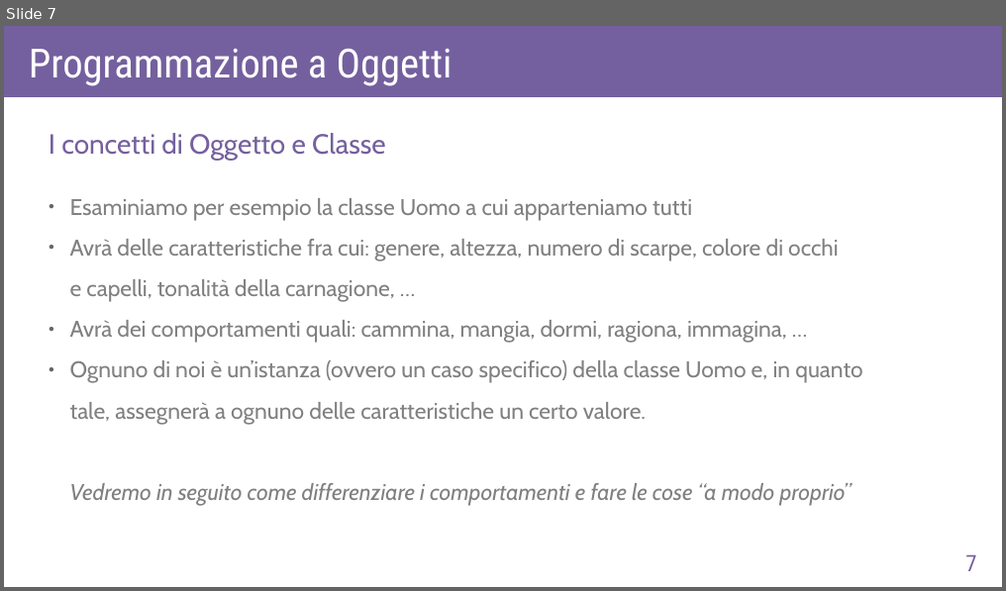
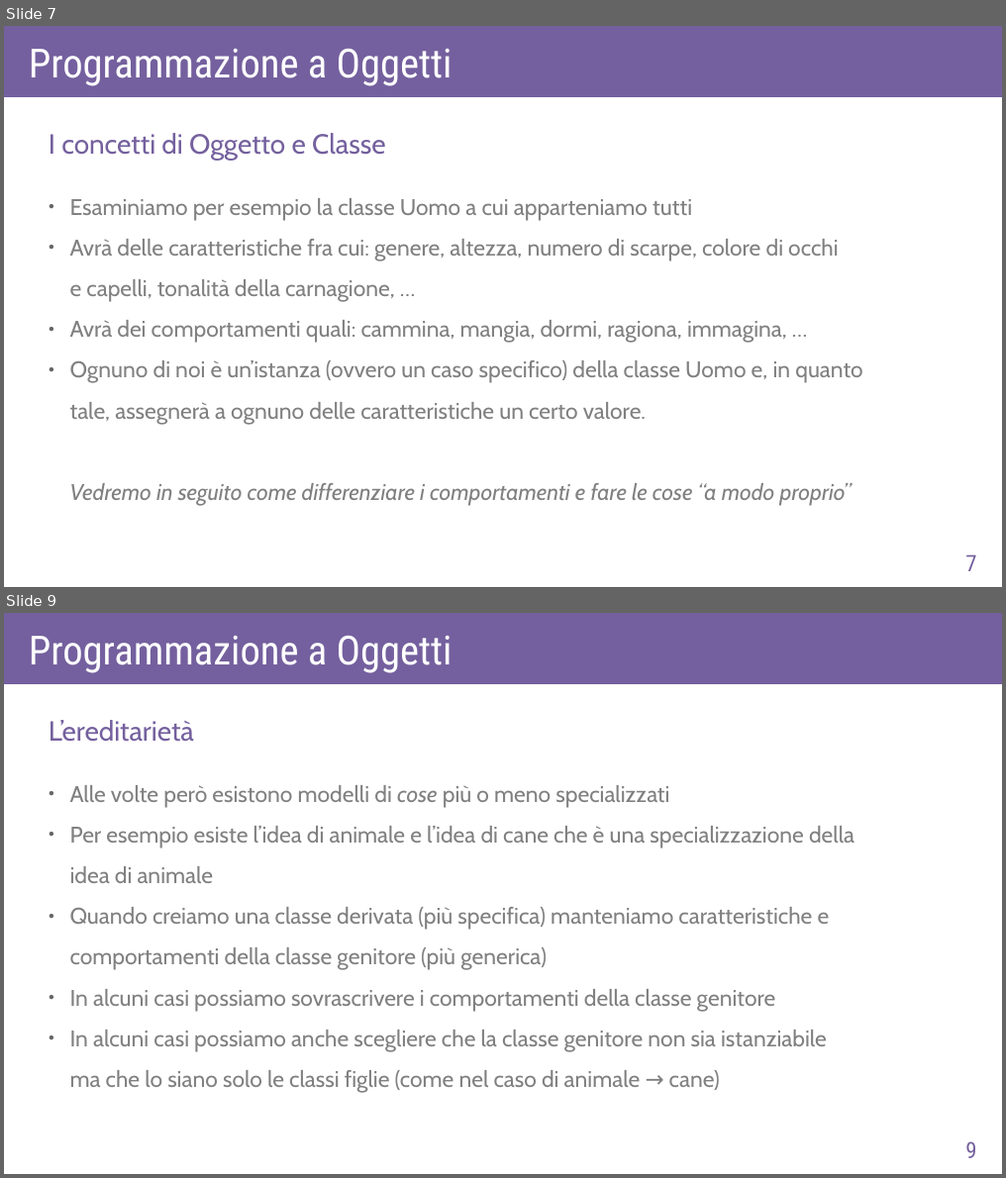
Before and after one commit to AlexF1789/corsoPHP, a slide deck: slide_odp/lezA1.odp. Shown one above the other, each under a label of ours: slide 7 before the commit, slides 7 and 9 after it; the slides between them are not shown. The pictures are 1006x591 and 1006x1178 pixels, drawn with LibreOffice and Linux fonts; fonts in the diff are those of the drawing. Boxes give left, top, right and bottom in pixels: in the first picture for what was removed or moved away, otherwise in the second. Text is boxed around its words. In the diff, an @@ line names an element or a change of style, - is before the commit and + after.

```diff
--- a/slide_odp/lezA1.odp
+++ b/slide_odp/lezA1.odp
@@ slide 9 added at box(4, 613, 1002, 1174), background #FFFFFF @@
@@ rectangle added at box(4, 613, 1002, 684), fill #74609E @@
@@ text added at box(29, 636, 452, 673), 32 pt, text #FFFFFF @@
+Programmazione a Oggetti
@@ text added at box(49, 720, 194, 742), 22 pt, text #74609E @@
+L’ereditarietà
@@ text added at box(70, 785, 854, 1093), 18 pt, text #808080 @@
+● Alle volte però esistono modelli di cose più o meno specializzati
+● Per esempio esiste l’idea di animale e l’idea di cane che è una specializzazione della
+  idea di animale
+● Quando creiamo una classe derivata (più specifica) manteniamo caratteristiche e
+  comportamenti della classe genitore (più generica)
+● In alcuni casi possiamo sovrascrivere i comportamenti della classe genitore
+● In alcuni casi possiamo anche scegliere che la classe genitore non sia istanziabile
+  ma che lo siano solo le classi figlie (come nel caso di animale → cane)
@@ page number added at box(965, 1142, 976, 1158), 18 pt, text #74609E @@
+9
```
Also in this commit, not shown: 1 slide changed, 1 other slide added, 1 slide removed, 2 other files.
